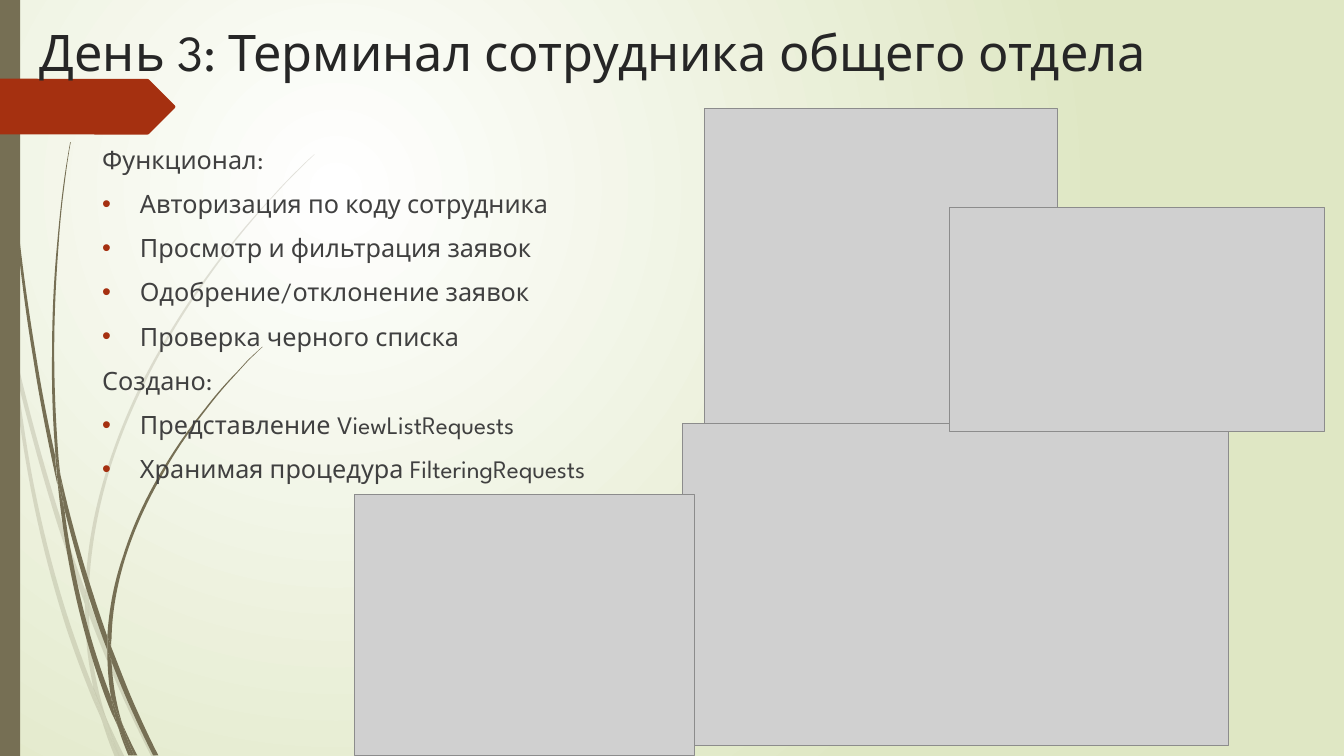
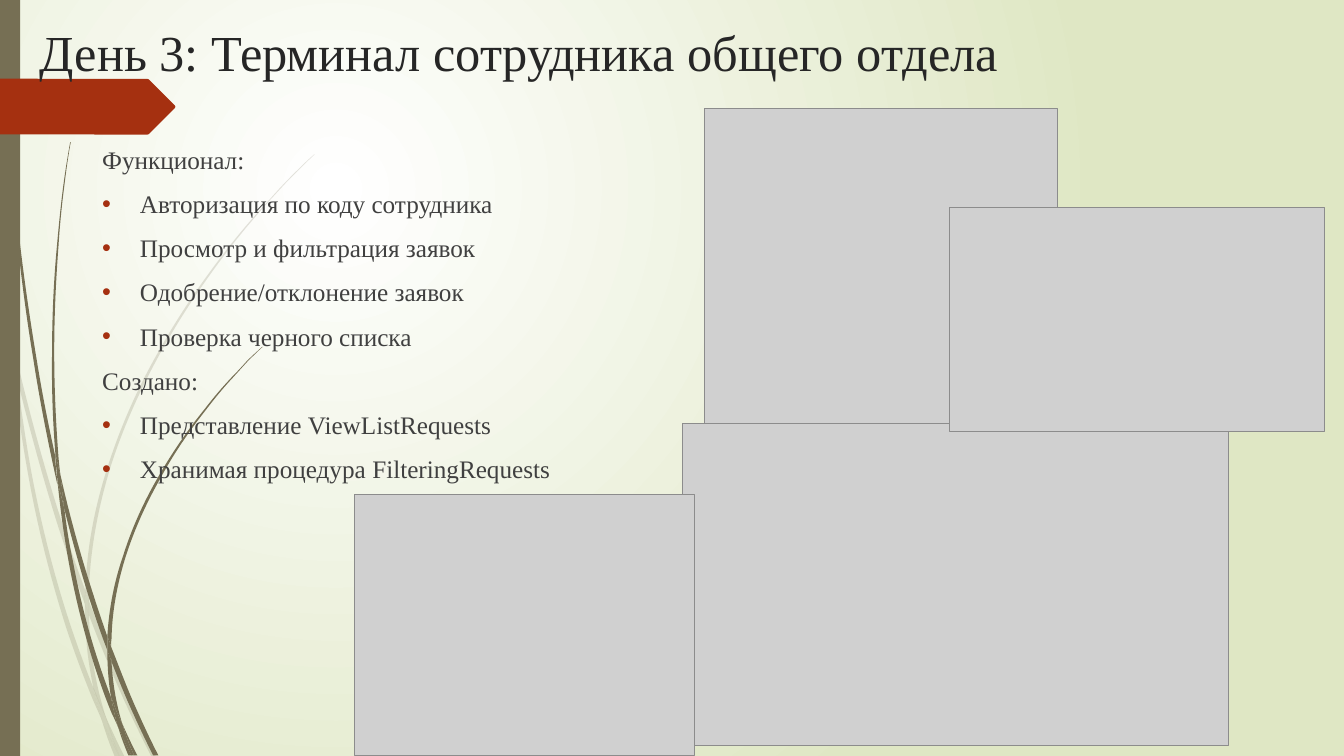
Before and after one commit to ulanadlapraktiki/11, a slide deck: slide 7 of Защита/OTChET.pptx (slide 4 before the commit). Drawn at 1344x756 pixels with LibreOffice and Linux fonts; fonts in the diff are those of the drawing; grey boxes stand for pictures. Boxes give left, top, right and bottom in pixels: in the first picture for what was removed or moved away, otherwise in the second. Text is boxed around its words. In the diff, an @@ line names an element or a change of style, - is before the commit and + after.

```diff
--- a/Защита/OTChET.pptx
+++ b/Защита/OTChET.pptx
@@ title "День 3: Терминал сотрудника общего ..." at (x1=40, y1=35, x2=998, y2=82): font League Spartan to Times New Roman @@
@@ text "Функционал:" at (x1=102, y1=152, x2=550, y2=485): font League Spartan to Times New Roman @@
```
Also in this commit, not shown: 5 other slides changed, 4 slides added, 1 other file.
